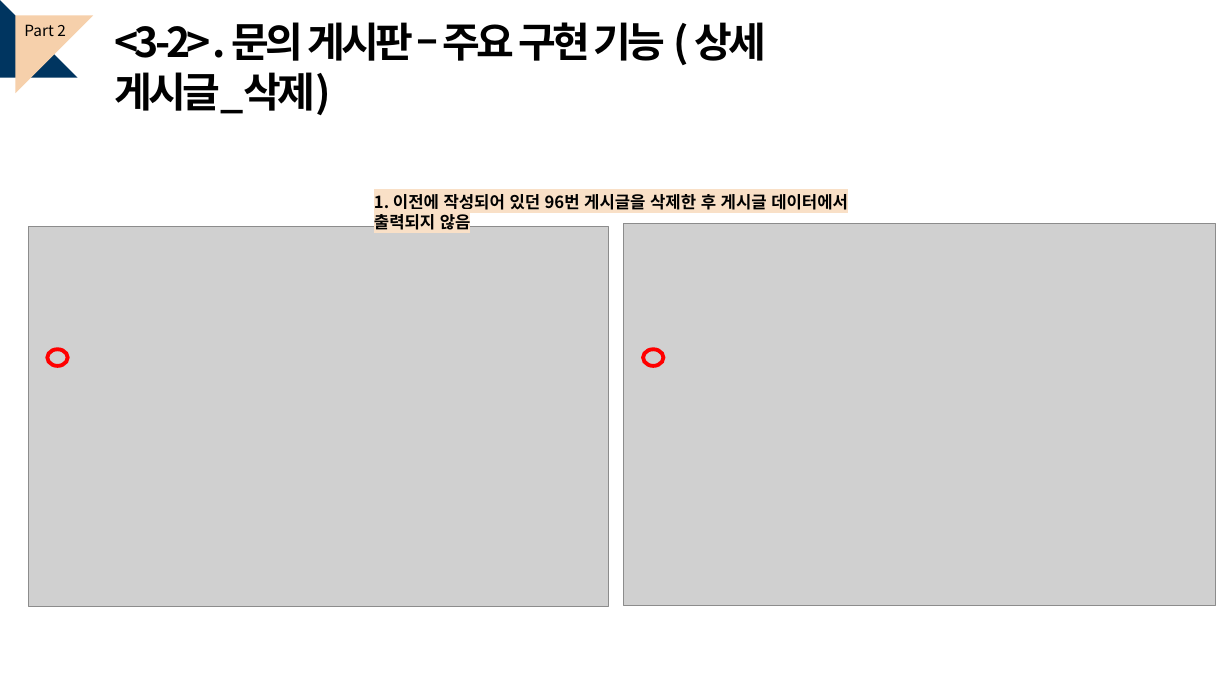
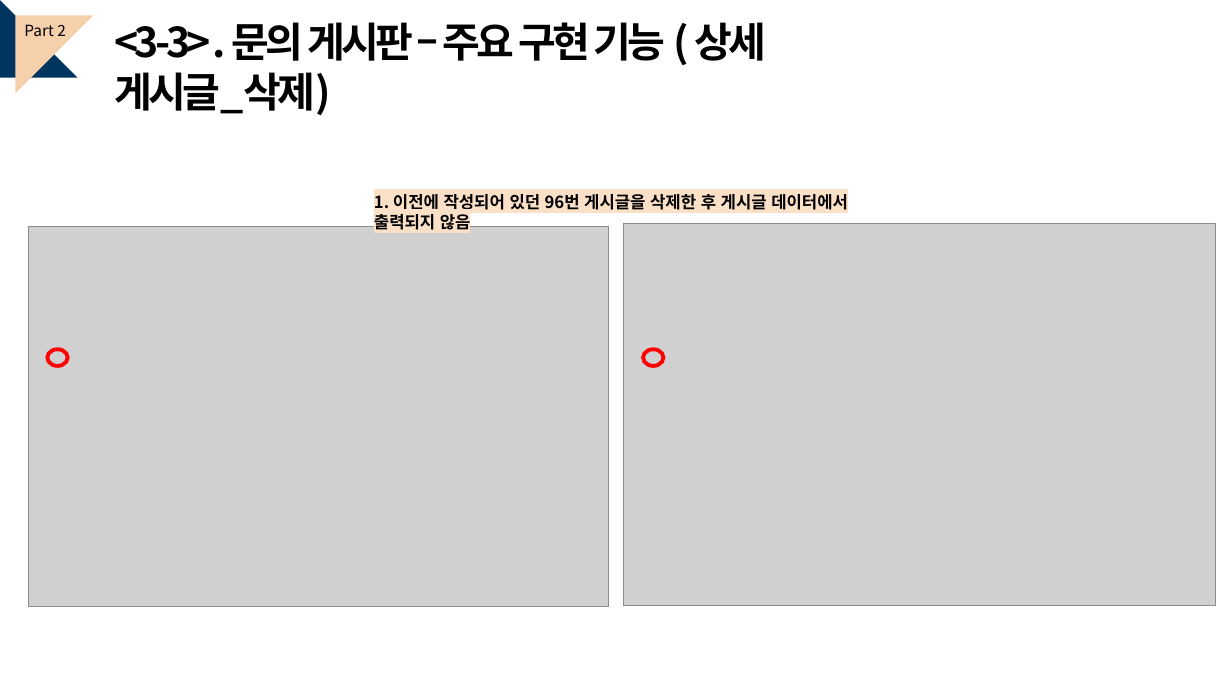
Before and after one commit to kwonminji-v/FinalProject_Book, a slide deck: slide 12 of 프로젝트 ppt/최종 ppt 템플릿.pptx (slide 14 before the commit). Drawn at 1232x693 pixels with LibreOffice and Linux fonts; fonts in the diff are those of the drawing; grey boxes stand for pictures. Boxes give left, top, right and bottom in pixels: in the first picture for what was removed or moved away, otherwise in the second. Text is boxed around its words. In the diff, an @@ line names an element or a change of style, - is before the commit and + after.

```diff
--- a/프로젝트 ppt/최종 ppt 템플릿.pptx
+++ b/프로젝트 ppt/최종 ppt 템플릿.pptx
@@ text at <box>114,22,766,115</box>: text changed @@
-<3-2> . 문의 게시판 – 주요 구현 기능 ( 상세 게시글_삭제)
+<3-3> . 문의 게시판 – 주요 구현 기능 ( 상세 게시글_삭제)
```
Also in this commit, not shown: 12 other slides changed, 10 slides added, 15 slides removed, 25 other files.
